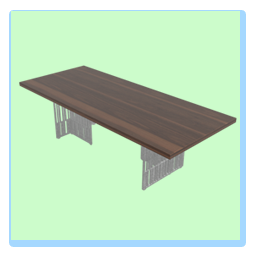
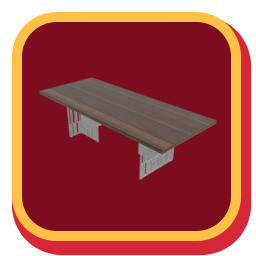
Layer changes from the first 256 x 256 image to the second:
painted on "Layer 3" over (x1=19, y1=65, x2=237, y2=191)
removed layer "Rectangle 1" over (x1=11, y1=11, x2=240, y2=240)
added layer "Rounded Rectangle 2" above "Layer 1" over (x1=12, y1=12, x2=241, y2=241)
